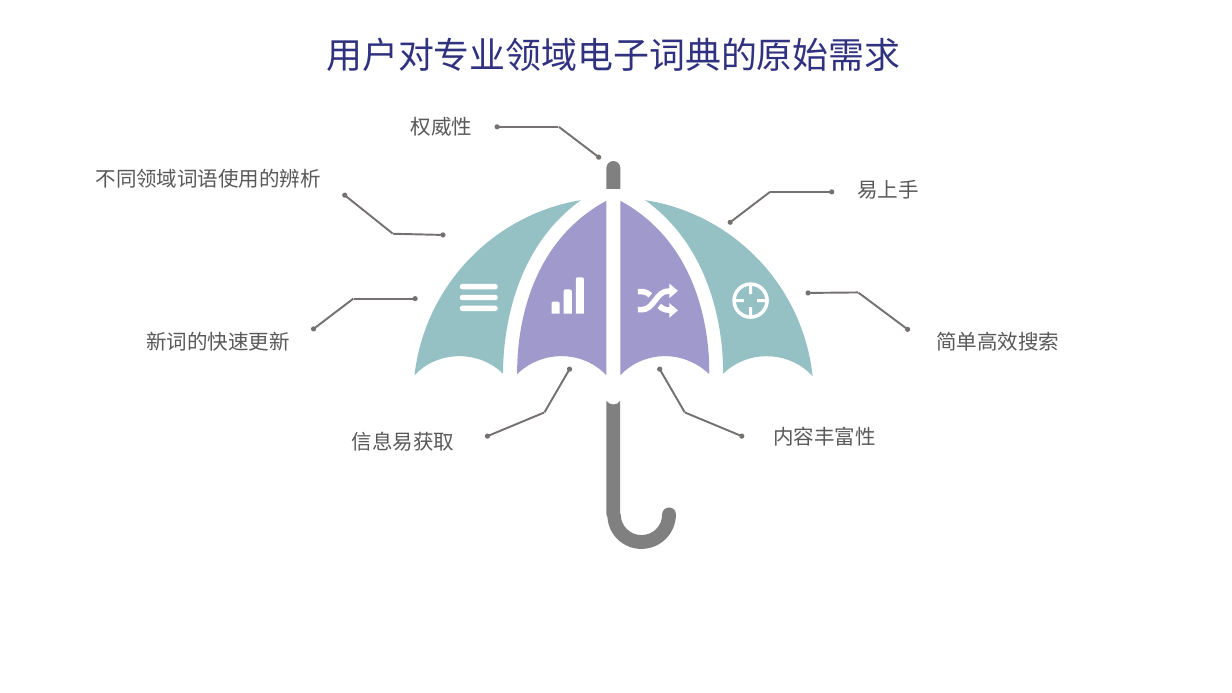
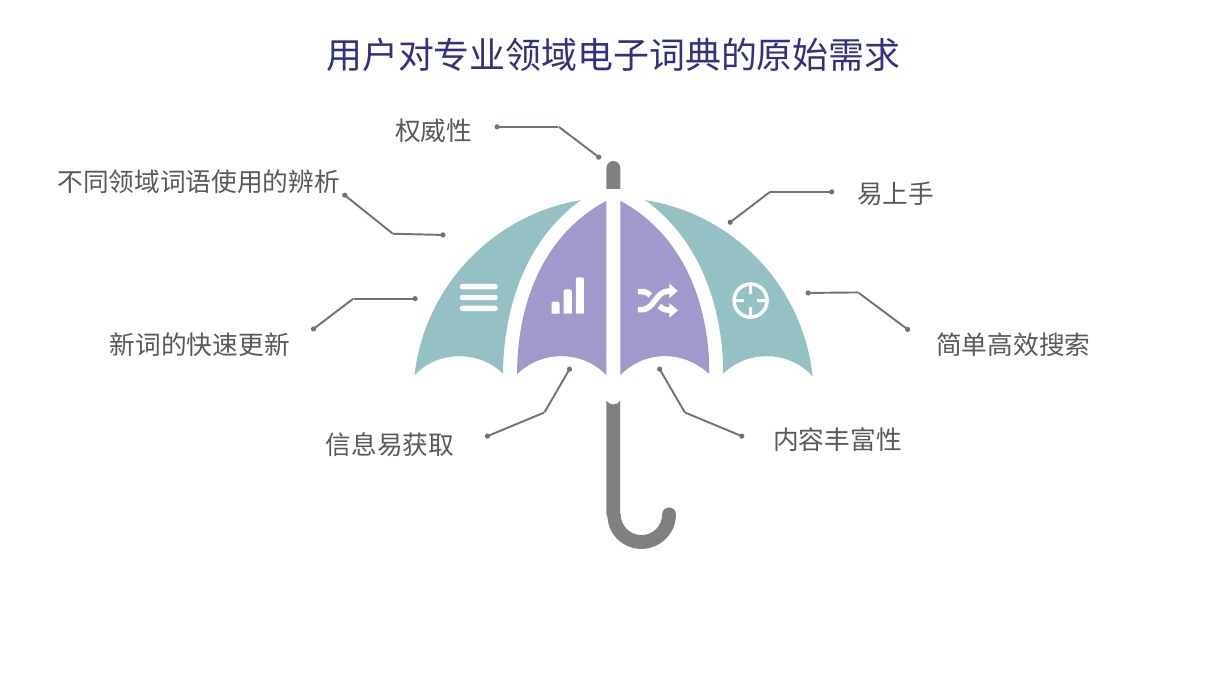
Before and after one commit to peijiawen98/TLK_1107, a slide deck: slide 17 of 电子词典需求分析.pptx (slide 16 before the commit). Drawn at 1232x693 pixels with LibreOffice and Linux fonts; fonts in the diff are those of the drawing. Boxes give left, top, right and bottom in pixels: in the first picture for what was removed or moved away, otherwise in the second. Text is boxed around its words. In the diff, an @@ line names an element or a change of style, - is before the commit and + after.

```diff
--- a/电子词典需求分析.pptx
+++ b/电子词典需求分析.pptx
@@ text "权威性" moved from (x1=411, y1=117, x2=472, y2=136) to (x1=395, y1=118, x2=472, y2=142) @@
@@ text "不同领域词语使用的辨析" moved from (x1=96, y1=169, x2=321, y2=188) to (x1=57, y1=169, x2=340, y2=193) @@
@@ size 16 to 20 pt in 7 elements at (x1=857, y1=181, x2=934, y2=205), (x1=395, y1=118, x2=472, y2=142), (x1=326, y1=432, x2=454, y2=456), (x1=773, y1=427, x2=901, y2=451), (x1=57, y1=169, x2=340, y2=193), (x1=936, y1=332, x2=1090, y2=356), (x1=110, y1=332, x2=290, y2=356) @@
@@ text "新词的快速更新" moved from (x1=146, y1=332, x2=289, y2=351) to (x1=110, y1=332, x2=290, y2=356) @@
@@ text "信息易获取" moved from (x1=352, y1=431, x2=454, y2=451) to (x1=326, y1=432, x2=454, y2=456) @@
```
Also in this commit, not shown: 12 other slides changed, 4 slides added, 20 slides removed.
